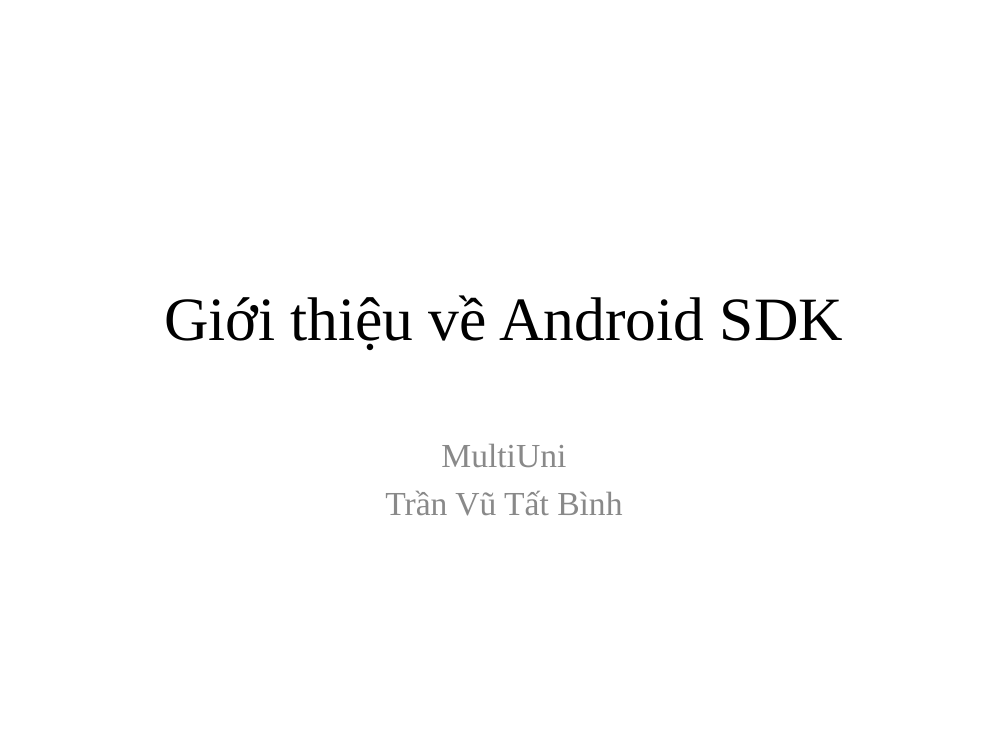
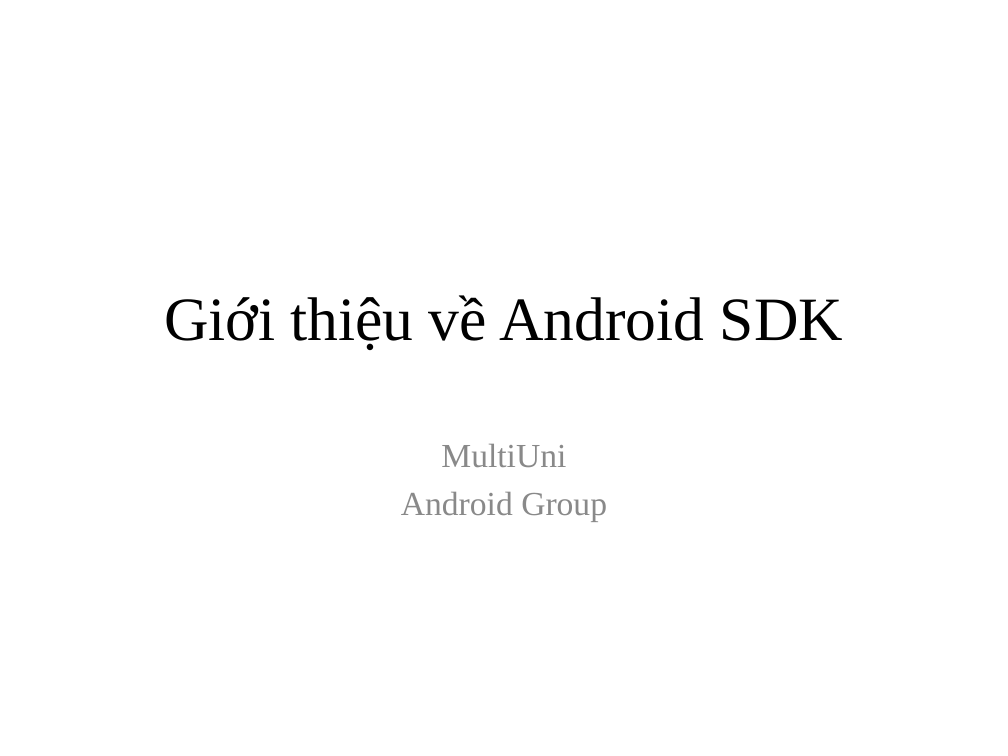
Before and after one commit to awaissheikh321/vnandroidapps-alarmclock, a slide deck: slide 1 of docs/HuongdanlaptrinhAndroid/1.Gioi thieu ve Android SDK.ppt. Drawn at 1008x756 pixels with LibreOffice and Linux fonts; fonts in the diff are those of the drawing. Boxes give left, top, right and bottom in pixels: in the first picture for what was removed or moved away, otherwise in the second. Text is boxed around its words. In the diff, an @@ line names an element or a change of style, - is before the commit and + after.

```diff
--- a/docs/HuongdanlaptrinhAndroid/1.Gioi thieu ve Android SDK.ppt
+++ b/docs/HuongdanlaptrinhAndroid/1.Gioi thieu ve Android SDK.ppt
@@ subtitle at bbox=[401, 492, 607, 522]: text changed @@
-Trần Vũ Tất Bình
+Android Group
```
